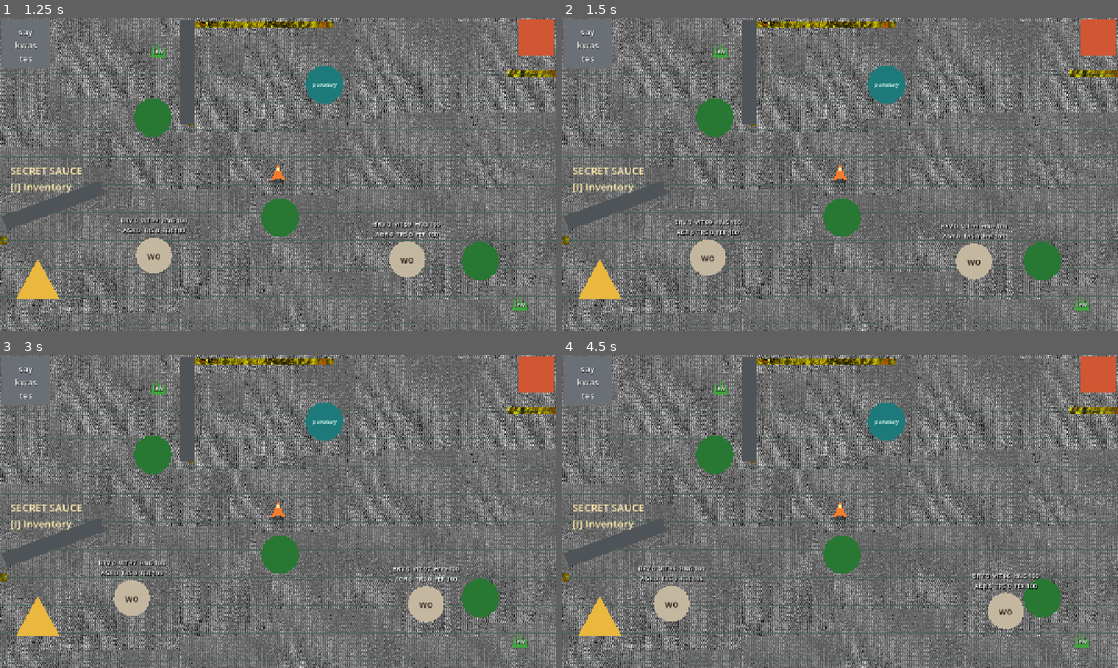
Above: before the commit, frames 1-4 (two rows, left to right).
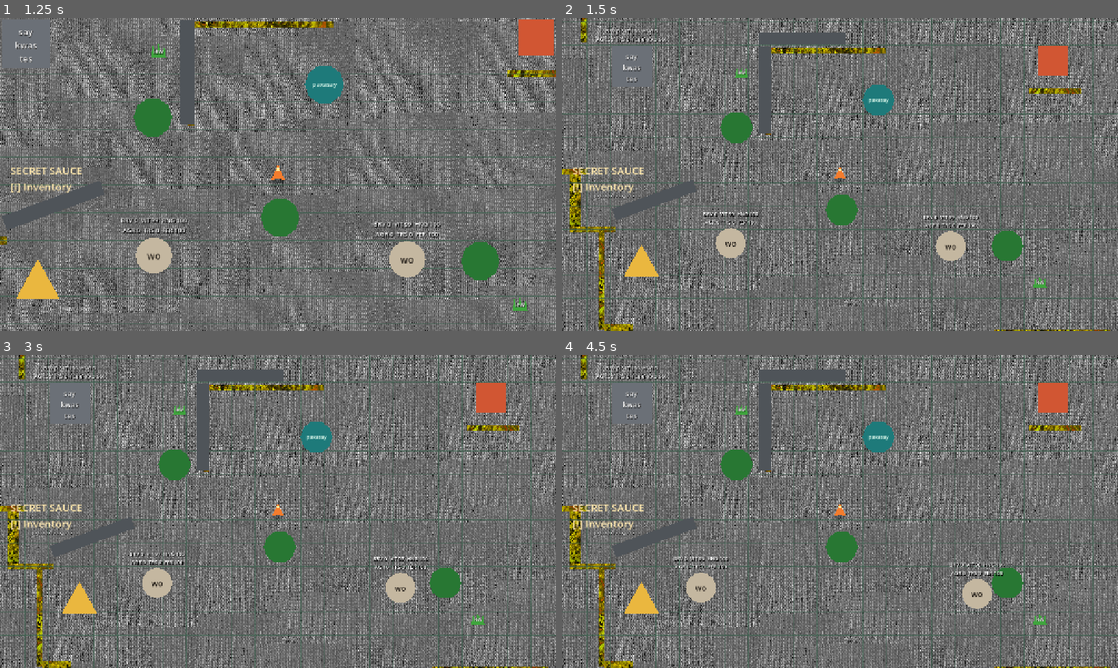
Above: after the commit, the same moments.

Repository: armikhalev/secret-sauce-godot
Game: Godot game, scene res://scenes/game.tscn
Two runs of this game, one before a commit and one after it. Both use one fixed random seed, a clock stepped at 60 frames per second and the inputs below.
Inputs (mouse positions are in pixels of both pictures, inside the frame that each line leads up to):
- Up to frame 1 (1.25 s): tap Enter (menu_accept) at 0.5 s; move the mouse to (400, 158) at 0.52 s; hold Right (menu_right, bound only after the commit) from 0.53 s (still down); hold = (zoom_in, bound only after the commit) from 0.53 s (still down); click (400, 158) at 0.67 s; tap - (zoom_out, bound only after the commit) at 0.8 s
- Up to frame 2 (1.5 s): move the mouse to (728, 190) at 1.27 s; release Right (menu_right, bound only after the commit) at 1.28 s; release = (zoom_in, bound only after the commit) at 1.28 s; hold Down (menu_down) from 1.28 s (still down); tap - (zoom_out, bound only after the commit) at 1.35 s; click (728, 190) at 1.42 s
- Up to frame 3 (3 s): tap = (zoom_in, bound only after the commit) at 1.55 s; tap Enter (menu_accept) at 2, 2.75 s; move the mouse to (333, 442) at 2.02 s; release Down (menu_down) at 2.03 s; hold Right (menu_right, bound only after the commit) 2.03-2.78 s; hold = (zoom_in, bound only after the commit) 2.03-2.78 s; click (333, 442) at 2.17 s; tap - (zoom_out, bound only after the commit) at 2.3, 2.85 s; move the mouse to (250, 574) at 2.77 s; hold Up (menu_up) from 2.78 s (still down); click (250, 574) at 2.92 s
- Up to frame 4 (4.5 s): tap = (zoom_in, bound only after the commit) at 3.05 s; move the mouse to (1006, 558) at 3.52 s; release Up (menu_up) at 3.53 s; hold = (zoom_in, bound only after the commit) 3.53-4.28 s; hold Left (menu_left, bound only after the commit) from 3.53 s (still down); click (1006, 558) at 3.67 s; tap - (zoom_out, bound only after the commit) at 3.8, 4.35 s; tap Enter (menu_accept) at 4.15 s; move the mouse to (673, 464) at 4.27 s; click (673, 464) at 4.42 s

Frame 1 is identical in both runs. In frame 2, 58% of the frame differs, in the area x 0-100%, y 0-100%; in frame 3, 58%; in frame 4, 58%.

Commit message:
controlls:use right stick or mouse scroll for zoom

Diff:
--- a/project.godot
+++ b/project.godot
@@ -55,27 +55,27 @@
 ]
 }
 menu_up={
-"deadzone": 0.65,
+"deadzone": 0.5,
 "events": [Object(InputEventKey,"resource_local_to_scene":false,"resource_name":"","device":0,"window_id":0,"alt_presse …(194 unchanged characters)…
-, Object(InputEventJoypadMotion,"resource_local_to_scene":false,"resource_name":"","device":0,"axis":3,"axis_value":-1.0,"script":null)
+, Object(InputEventJoypadButton,"resource_local_to_scene":false,"resource_name":"","device":0,"button_index":11,"pressure":0.0,"pressed":false,"script":null)
 ]
 }
 menu_down={
-"deadzone": 0.65,
-"events": [Object(InputEventKey,"resource_local_to_scene":false,"resource_name":"","device":0,"window_id":0,"alt_pressed":false,"shif …(180 unchanged characters)…
-, Object(InputEventJoypadMotion,"resource_local_to_scene":false,"resource_name":"","device":0,"axis":3,"axis_value":1.0,"script":null)
+"deadzone": 0.5,
+"events": [Object(InputEventKey,"resource_local_to_scene":false,"resource_name":"","device":-1,"window_id":0,"alt_pressed":false,"shif …(180 unchanged characters)…
+, Object(InputEventJoypadButton,"resource_local_to_scene":false,"resource_name":"","device":0,"button_index":12,"pressure":0.0,"pressed":false,"script":null)
 ]
 }
 menu_left={
-"deadzone": 0.65,
-"events": [Object(InputEventKey,"resource_local_to_scene":false,"resource_name":"","device":0,"window_id":0,"alt_pressed":false,"shift_pressed":false,"ctrl_pressed":false,"meta_pressed":false,"pressed":false,"keycode":0,"physical_keycode":4194311,"key_label":0,"unicode":0,"location":0,"echo":false,"script":null)
-, Object(InputEventJoypadMotion,"resource_local_to_scene":false,"resource_name":"","device":0,"axis":2,"axis_value":-1.0,"script":null)
+"deadzone": 0.5,
+"events": [Object(InputEventKey,"resource_local_to_scene":false,"resource_name":"","device":-1,"window_id":0,"alt_pressed":false,"shift_pressed":false,"ctrl_pressed":false,"meta_pressed":false,"pressed":false,"keycode":0,"physical_keycode":4194319,"key_label":0,"unicode":0,"location":0,"echo":false,"script":null)
+, Object(InputEventJoypadButton,"resource_local_to_scene":false,"resource_name":"","device":0,"button_index":13,"pressure":0.0,"pressed":false,"script":null)
 ]
 }
 menu_right={
-"deadzone": 0.65,
-"events": [Object(InputEventKey,"resource_local_to_scene":false,"resource_name":"","device":0,"window_id":0,"alt_pressed":false,"shift_pressed":false,"ctrl_pressed":false,"meta_pressed":false,"pressed":false,"keycode":0,"physical_keycode":4194313,"key_label":0,"unicode":0,"location":0,"echo":false,"script":null)
-, Object(InputEventJoypadMotion,"resource_local_to_scene":false,"resource_name":"","device":0,"axis":2,"axis_value":1.0,"script":null)
+"deadzone": 0.5,
+"events": [Object(InputEventKey,"resource_local_to_scene":false,"resource_name":"","device":-1,"window_id":0,"alt_pressed":false,"shift_pressed":false,"ctrl_pressed":false,"meta_pressed":false,"pressed":false,"keycode":0,"physical_keycode":4194321,"key_label":0,"unicode":0,"location":0,"echo":false,"script":null)
+, Object(InputEventJoypadButton,"resource_local_to_scene":false,"resource_name":"","device":0,"button_index":14,"pressure":0.0,"pressed":false,"script":null)
 ]
 }
 menu_accept={
@@ -91,6 +91,20 @@
 , Object(InputEventJoypadButton,"resource_local_to_scene":false,"resource_name":"","device":0,"button_index":1,"pressure":0.0,"pressed":false,"script":null)
 ]
 }
+zoom_in={
+"deadzone": 0.2,
+"events": [Object(InputEventJoypadMotion,"resource_local_to_scene":false,"resource_name":"","device":0,"axis":3,"axis_value":-1.0,"script":null)
+, Object(InputEventKey,"resource_local_to_scene":false,"resource_name":"","device":0,"window_id":0,"alt_pressed":false,"shift_pressed":false,"ctrl_pressed":false,"meta_pressed":false,"pressed":false,"keycode":0,"physical_keycode":61,"key_label":0,"unicode":0,"location":0,"echo":false,"script":null)
+, Object(InputEventMouseButton,"resource_local_to_scene":false,"resource_name":"","device":0,"window_id":0,"alt_pressed":false,"shift_pressed":false,"ctrl_pressed":false,"meta_pressed":false,"button_mask":0,"position":Vector2(0, 0),"global_position":Vector2(0, 0),"factor":1.0,"button_index":4,"canceled":false,"pressed":false,"double_click":false,"script":null)
+]
+}
+zoom_out={
+"deadzone": 0.2,
+"events": [Object(InputEventJoypadMotion,"resource_local_to_scene":false,"resource_name":"","device":0,"axis":3,"axis_value":1.0,"script":null)
+, Object(InputEventKey,"resource_local_to_scene":false,"resource_name":"","device":0,"window_id":0,"alt_pressed":false,"shift_pressed":false,"ctrl_pressed":false,"meta_pressed":false,"pressed":false,"keycode":0,"physical_keycode":45,"key_label":0,"unicode":0,"location":0,"echo":false,"script":null)
+, Object(InputEventMouseButton,"resource_local_to_scene":false,"resource_name":"","device":0,"window_id":0,"alt_pressed":false,"shift_pressed":false,"ctrl_pressed":false,"meta_pressed":false,"button_mask":0,"position":Vector2(0, 0),"global_position":Vector2(0, 0),"factor":1.0,"button_index":5,"canceled":false,"pressed":false,"double_click":false,"script":null)
+]
+}
 
 [physics]
 
--- a/scenes/inventory_menu.tscn
+++ b/scenes/inventory_menu.tscn
@@ -66,7 +66,7 @@
 [node name="Controls" type="Label" parent="LeftPanel/Margin/Content"]
 layout_mode = 2
 theme_override_colors/font_color = Color(0.68, 0.7, 0.7, 1)
-text = "Right Stick ↑/↓  Select\nRight Stick ←/→  Change\nCross / Enter  Drop\nCircle / Esc  Close"
+text = "D-pad / Arrows ↑/↓  Select\nD-pad / Arrows ←/→  Change\nCross / Enter  Drop\nCircle / Esc  Close"
 horizontal_alignment = 1
 
 [node name="RightPanel" type="PanelContainer" parent="."]
--- a/scripts/inventory_menu.gd
+++ b/scripts/inventory_menu.gd
@@ -19,7 +19,7 @@
 	hide()
 
 
-func _unhandled_input(event: InputEvent) -> void:
+func _input(event: InputEvent) -> void:
 	if event.is_action_pressed("toggle_inventory"):
 		set_menu_open(not visible)
 		get_viewport().set_input_as_handled()
@@ -91,14 +91,14 @@
 		rebuild_item_list()
 
 
-func _on_player_stats_changed(_bravery: int, _vitality: int, _energy: int) -> void:
+func _on_player_stats_changed(_bravery: int, _vitality: int, _energy: int, _awareness: int) -> void:
 	_update_player_stats()
 
 
 func _update_player_stats() -> void:
 	player_stats_label.text = (
-		"BRAVERY\n%d / 100\n\nVITALITY\n%d / 100\n\nENERGY\n%d / 100"
-		% [player.bravery, player.vitality, player.energy]
+		"BRAVERY\n%d / 100\n\nVITALITY\n%d / 100\n\nENERGY\n%d / 100\n\nAWARENESS\n%d / 100"
+		% [player.bravery, player.vitality, player.energy, player.awareness]
 	)
 
 
--- a/scripts/player.gd
+++ b/scripts/player.gd
@@ -1,6 +1,6 @@
 extends CharacterBody2D
 
-signal stats_changed(bravery: int, vitality: int, energy: int)
+signal stats_changed(bravery: int, vitality: int, energy: int, awareness: int)
 signal lew_inventory_changed
 
 @export var move_speed: float = 260.0
@@ -8,6 +8,11 @@
 @export_range(0, 100) var bravery: int = 0
 @export_range(0, 100) var vitality: int = 100
 @export_range(0, 100) var energy: int = 100
+@export_range(0, 100) var awareness: int = 50
+@export_group("Camera")
+@export var zoom_speed: float = 1.1
+@export var zoom_step: float = 0.1
+@export var default_camera_zoom: float = 1.0
 
 var lew_inventory: Array[LewData] = []
 var concealment_sources := 0
@@ -34,19 +39,58 @@
 			collider.receive_push(intended_motion)
 
 
+func _process(delta: float) -> void:
+	var zoom_input := Input.get_axis("zoom_out", "zoom_in")
+	if is_zero_approx(zoom_input):
+		return
+
+	_change_camera_zoom(zoom_input * zoom_speed * delta)
+
+
+func _unhandled_input(event: InputEvent) -> void:
+	if not event is InputEventMouseButton and not event is InputEventKey:
+		return
+	if not event.is_pressed() or event.is_echo():
+		return
+
+	if event.is_action_pressed("zoom_in"):
+		_change_camera_zoom(zoom_step)
+	elif event.is_action_pressed("zoom_out"):
+		_change_camera_zoom(-zoom_step)
+
+
+func _change_camera_zoom(amount: float) -> void:
+	var camera := $Camera2D as Camera2D
+	var zoom_value := camera.zoom.x + amount
+	zoom_value = clampf(zoom_value, get_minimum_camera_zoom(), default_camera_zoom)
+	camera.zoom = Vector2.ONE * zoom_value
+
+
+func get_minimum_camera_zoom() -> float:
+	return lerpf(1.0, 0.5, float(awareness) / 100.0)
+
+
 func change_bravery(amount: int, direction: bool) -> void:
 	bravery = clampi(bravery + amount, 0, 100) if direction else clampi(bravery - amount, 0, 100)
-	stats_changed.emit(bravery, vitality, energy)
+	stats_changed.emit(bravery, vitality, energy, awareness)
 
 
 func change_vitality(amount: int, direction: bool) -> void:
 	vitality = clampi(vitality + amount, 0, 100) if direction else clampi(vitality - amount, 0, 100)
-	stats_changed.emit(bravery, vitality, energy)
+	stats_changed.emit(bravery, vitality, energy, awareness)
 
 
 func change_energy(amount: int, direction: bool) -> void:
 	energy = clampi(energy + amount, 0, 100) if direction else clampi(energy - amount, 0, 100)
-	stats_changed.emit(bravery, vitality, energy)
+	stats_changed.emit(bravery, vitality, energy, awareness)
+
+
+func change_awareness(amount: int, direction: bool) -> void:
+	awareness = clampi(awareness + amount, 0, 100) if direction else clampi(awareness - amount, 0, 100)
+	var camera := $Camera2D as Camera2D
+	var clamped_zoom := maxf(camera.zoom.x, get_minimum_camera_zoom())
+	camera.zoom = Vector2.ONE * clamped_zoom
+	stats_changed.emit(bravery, vitality, energy, awareness)
 
 
 func collect_lew(item: LewData) -> void:
--- /dev/null
+++ b/tests/awareness_zoom_test.gd
@@ -0,0 +1,40 @@
+extends SceneTree
+
+
+func _initialize() -> void:
+	var player := (load("res://scenes/player.tscn") as PackedScene).instantiate()
+	root.add_child(player)
+	var camera := player.get_node("Camera2D") as Camera2D
+
+	if player.awareness != 50 or not is_equal_approx(player.get_minimum_camera_zoom(), 0.75):
+		push_error("Default awareness zoom limit is incorrect.")
+		quit(1)
+		return
+
+	Input.action_press("zoom_out")
+	player._process(1.0)
+	Input.action_release("zoom_out")
+	if not is_equal_approx(camera.zoom.x, 0.75):
+		push_error("Camera zoom exceeded the awareness limit.")
+		quit(1)
+		return
+
+	player.change_awareness(50, true)
+	Input.action_press("zoom_out")
+	player._process(1.0)
+	Input.action_release("zoom_out")
+	if not is_equal_approx(camera.zoom.x, 0.5):
+		push_error("Higher awareness did not unlock wider zoom.")
+		quit(1)
+		return
+
+	Input.action_press("zoom_in")
+	player._process(2.0)
+	Input.action_release("zoom_in")
+	if not is_equal_approx(camera.zoom.x, 1.0):
+		push_error("Zoom-in did not stop at the default camera view.")
+		quit(1)
+		return
+
+	print("Awareness-based camera zoom limits verified.")
+	quit()
--- a/tests/controller_input_test.gd
+++ b/tests/controller_input_test.gd
@@ -2,33 +2,49 @@
 
 
 func _initialize() -> void:
-	var expected_menu_axes := {
-		"menu_up": 3,
-		"menu_down": 3,
-		"menu_left": 2,
-		"menu_right": 2,
-	}
-
-	for action: String in expected_menu_axes:
-		var found_right_stick_axis := false
+	var menu_actions := ["menu_up", "menu_down", "menu_left", "menu_right"]
+	for action in menu_actions:
+		var has_dpad_button := false
 		for event in InputMap.action_get_events(action):
-			if event is InputEventJoypadButton:
-				push_error("Menu action '%s' still uses the D-pad." % action)
+			if event is InputEventJoypadMotion:
+				push_error("Menu action '%s' incorrectly uses a stick axis." % action)
 				quit(1)
 				return
-			if event is InputEventJoypadMotion and event.axis == expected_menu_axes[action]:
-				found_right_stick_axis = true
-		if not found_right_stick_axis:
-			push_error("Menu action '%s' is missing its right-stick axis." % action)
+			if event is InputEventJoypadButton:
+				has_dpad_button = true
+		if not has_dpad_button:
+			push_error("Menu action '%s' is missing its D-pad button." % action)
 			quit(1)
 			return
 
-	for action in ["move_left", "move_right", "move_up", "move_down"]:
+	var cross_confirms := false
+	for event in InputMap.action_get_events("menu_accept"):
+		if event is InputEventJoypadButton and event.button_index == 0:
+			cross_confirms = true
+	if not cross_confirms:
+		push_error("PS5 Cross is not mapped to menu confirm/drop.")
+		quit(1)
+		return
+
+	for action in ["zoom_in", "zoom_out"]:
+		var has_right_y_axis := false
+		var has_mouse_wheel := false
+		var has_keyboard_key := false
 		for event in InputMap.action_get_events(action):
-			if event is InputEventJoypadMotion and event.axis > 1:
-				push_error("Movement action '%s' incorrectly uses the right stick." % action)
-				quit(1)
-				return
+			if event is InputEventJoypadMotion and event.axis == 3:
+				has_right_y_axis = true
+			elif event is InputEventMouseButton:
+				has_mouse_wheel = true
+			elif event is InputEventKey:
+				has_keyboard_key = true
+		if not has_right_y_axis:
+			push_error("Zoom action '%s' is missing right-stick Y." % action)
+			quit(1)
+			return
+		if not has_mouse_wheel or not has_keyboard_key:
+			push_error("Zoom action '%s' lacks desktop controls." % action)
+			quit(1)
+			return
 
-	print("Left-stick movement and right-stick menu controls are isolated.")
+	print("Controller and desktop menu/zoom mappings verified.")
 	quit()
--- a/tests/inventory_menu_test.gd
+++ b/tests/inventory_menu_test.gd
@@ -17,12 +17,24 @@
 	game.get_node("World/Items/Lew").queue_free()
 	var item := LewData.new()
 	player.collect_lew(item)
+	player.collect_lew(LewData.new())
 	menu.set_menu_open(true)
 
 	if not menu.visible:
 		push_error("Inventory menu did not open correctly.")
 		quit(1)
 		return
+
+	var down_arrow := InputEventKey.new()
+	down_arrow.physical_keycode = KEY_DOWN
+	down_arrow.pressed = true
+	Input.parse_input_event(down_arrow)
+	await process_frame
+	if menu.selected_item_index != 1:
+		push_error("Keyboard Down arrow did not select the next inventory item.")
+		quit(1)
+		return
+	menu._select_item(0)
 
 	player.change_vitality(25, false)
 	if "75 / 100" not in menu.player_stats_label.text:
@@ -44,6 +56,9 @@
 		push_error("Inventory navigation did not change the lew state.")
 		quit(1)
 		return
+
+	player.lew_inventory.remove_at(1)
+	player.lew_inventory_changed.emit()
 
 	var saykwastes = game.get_node("World/Entities/NPCs/Saykwastes")
 	saykwastes.global_position = Vector2(260, 0)
Not shown, added: tests/awareness_zoom_test.gd.uid
